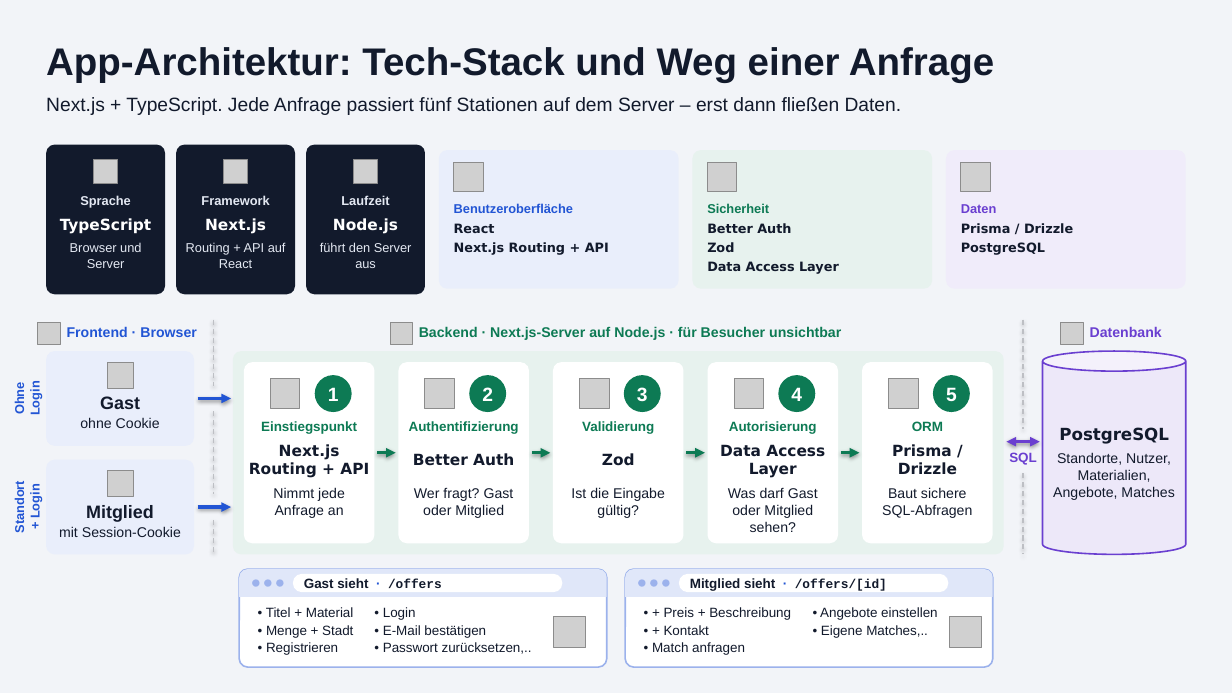
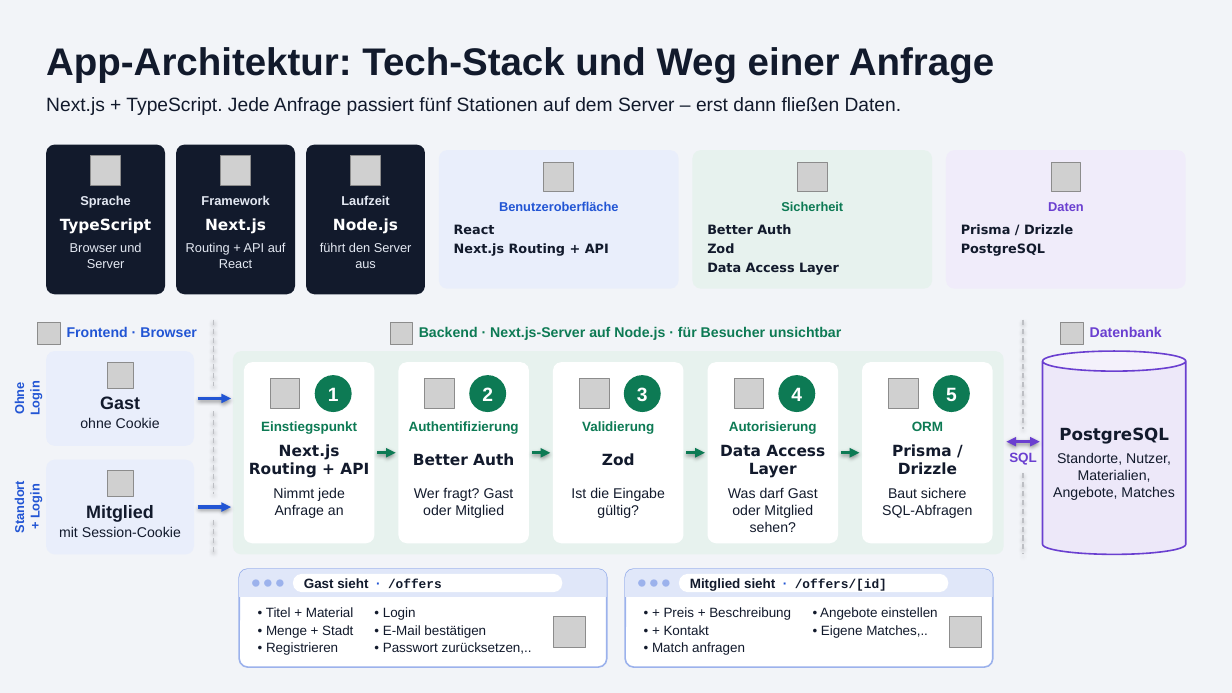
Before and after one commit to lu4k87/__project_applied_research, a slide deck: slide 1 of Praesentation/folien/App-Architektur.pptx. Drawn at 1232x693 pixels with LibreOffice and Linux fonts; fonts in the diff are those of the drawing; grey boxes stand for pictures; background and template pictures are left out. Boxes give left, top, right and bottom in pixels: in the first picture for what was removed or moved away, otherwise in the second. Text is boxed around its words. In the diff, an @@ line names an element or a change of style, - is before the commit and + after.

```diff
--- a/Praesentation/folien/App-Architektur.pptx
+++ b/Praesentation/folien/App-Architektur.pptx
@@ picture: place and size @@
-picture at bbox=[93, 159, 117, 183]
+picture at bbox=[91, 155, 120, 185]
@@ picture: place and size @@
-picture at bbox=[224, 159, 248, 183]
+picture at bbox=[221, 155, 250, 185]
@@ picture: place and size @@
-picture at bbox=[354, 159, 378, 183]
+picture at bbox=[351, 155, 381, 185]
@@ 3 pictures: place and size @@
-3 pictures at bbox=[454, 162, 991, 191]
+3 pictures at bbox=[544, 162, 1081, 191]
@@ text at bbox=[454, 203, 573, 213]: paragraph removed @@
-Benutzeroberfläche
@@ text added at bbox=[499, 201, 618, 211], 10 pt, text #2255D4, bold @@
+Benutzeroberfläche
@@ text at bbox=[707, 203, 769, 213]: paragraph removed @@
-Sicherheit
@@ text added at bbox=[781, 201, 843, 211], 10 pt, text #0D7A54, bold @@
+Sicherheit
@@ text at bbox=[961, 204, 997, 213]: paragraph removed @@
-Daten
@@ text added at bbox=[1048, 202, 1084, 211], 10 pt, text #6A3FD0, bold @@
+Daten
@@ text "React": place and size @@
-text "React" at bbox=[454, 203, 609, 255]
+text "React" at bbox=[454, 224, 609, 256]
@@ text "Better Auth": place and size @@
-text "Better Auth" at bbox=[707, 203, 839, 274]
+text "Better Auth" at bbox=[707, 224, 839, 275]
@@ text "Prisma / Drizzle": place and size @@
-text "Prisma / Drizzle" at bbox=[961, 204, 1073, 255]
+text "Prisma / Drizzle" at bbox=[961, 224, 1073, 256]
```
Also in this commit, not shown: 4 other files.
